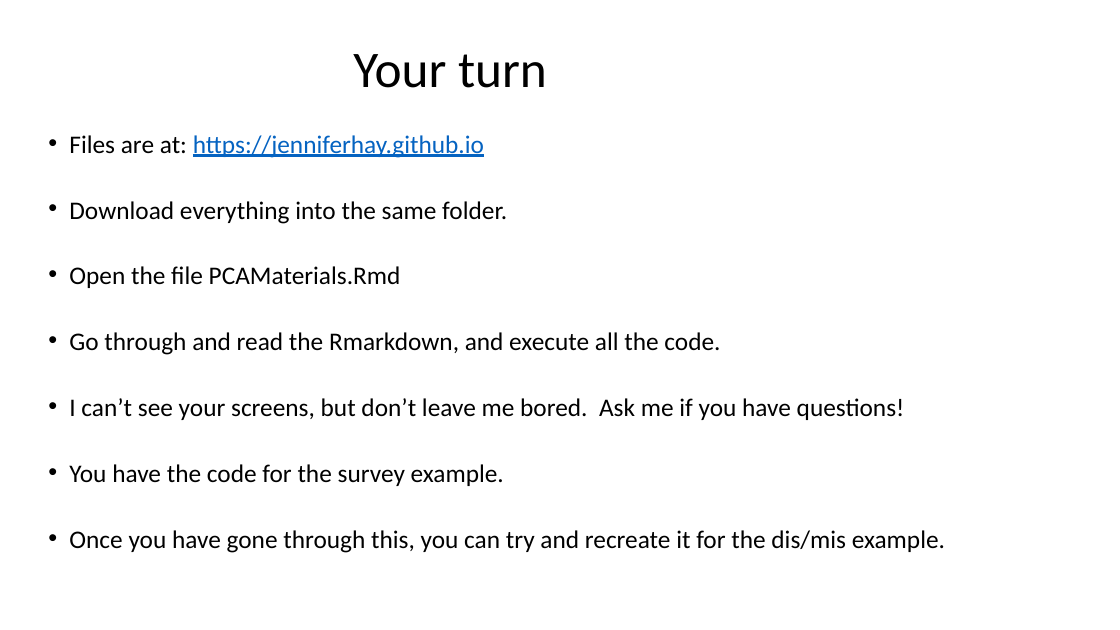
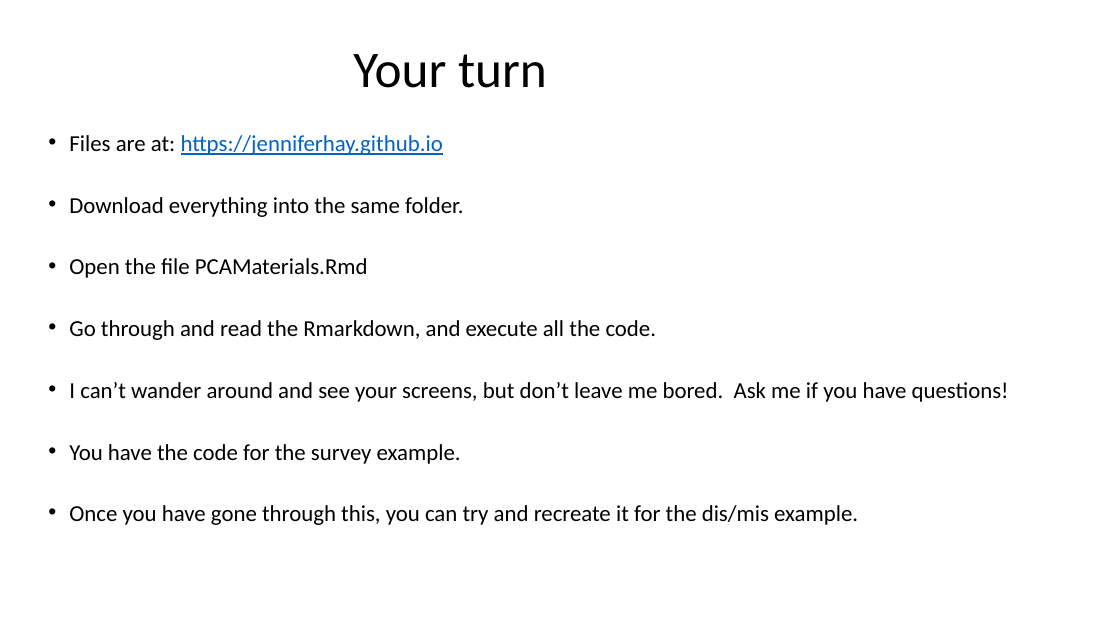
Before and after one commit to jenniferhay/jenniferhay.github.io, a slide deck: slide 40 of pcapresentation.pptx. Drawn at 1120x630 pixels with LibreOffice and Linux fonts; fonts in the diff are those of the drawing. Boxes give left, top, right and bottom in pixels: in the first picture for what was removed or moved away, otherwise in the second. Text is boxed around its words. In the diff, an @@ line names an element or a change of style, - is before the commit and + after.

```diff
--- a/pcapresentation.pptx
+++ b/pcapresentation.pptx
@@ text at (x1=69, y1=135, x2=858, y2=525): size 21.7 to 19.6 pt in "Files are at: https://jenniferhay.github.io", "Download everything into the same folder.", "Open the file PCAMaterials.Rmd", "Go through and read the Rmarkdown, and ..." and 2 more places @@
@@ text at (x1=69, y1=382, x2=1009, y2=402): text changed; size 21.7 to 19.6 pt @@
-• I can’t see your screens, but don’t leave me bored. Ask me if you have questions!
+• I can’t wander around and see your screens, but don’t leave me bored. Ask me if you have questions!
```
Also in this commit, not shown: 10 other slides changed, 1 slide added, 1 slide removed, 3 other files.
